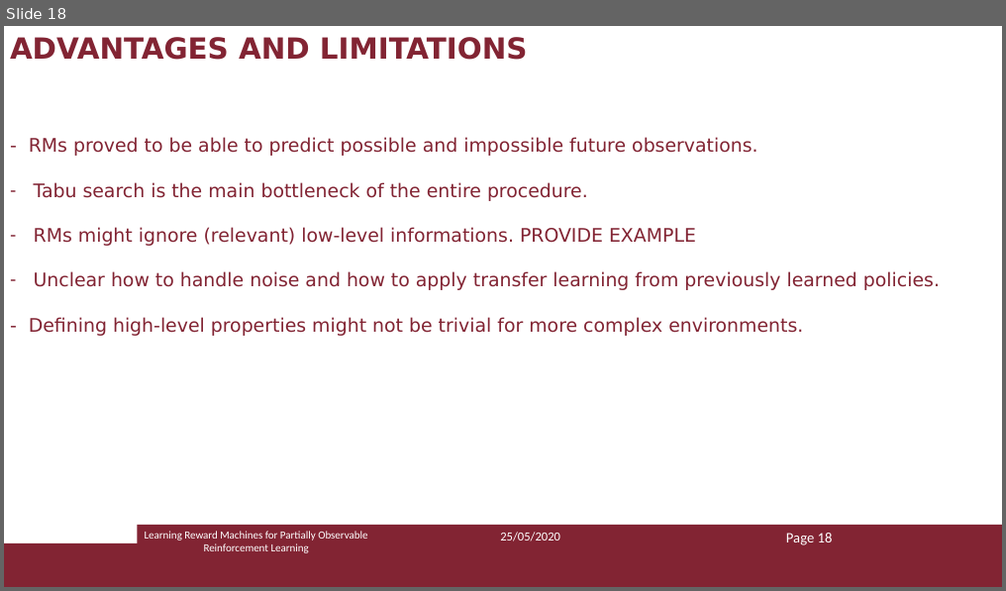
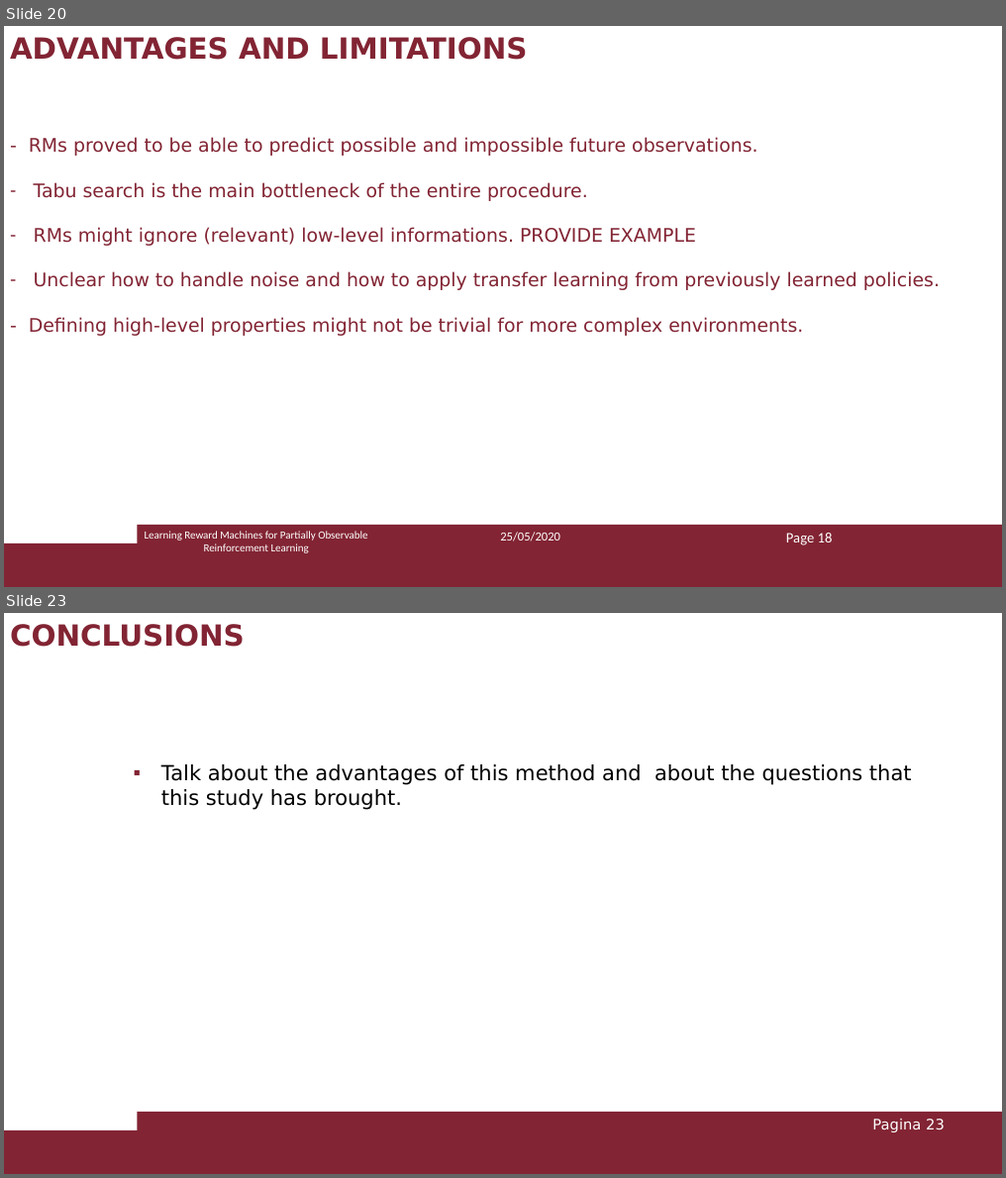
Before and after one commit to Marvet94/reasoning_agents_project_2020, a slide deck: ra_presentazione.pptx. Shown one above the other, each under a label of ours: slide 18 before the commit, slides 20 and 23 after it; the slides between them are not shown. The pictures are 1006x591 and 1006x1178 pixels, drawn with LibreOffice and Linux fonts; fonts in the diff are those of the drawing. Boxes give left, top, right and bottom in pixels: in the first picture for what was removed or moved away, otherwise in the second. Text is boxed around its words. In the diff, an @@ line names an element or a change of style, - is before the commit and + after.

```diff
--- a/ra_presentazione.pptx
+++ b/ra_presentazione.pptx
@@ slide 23 added at <box>4,613,1002,1174</box>, background #FFFFFF; not listed: 2 template elements that a slide beside it also shows @@
@@ text added at <box>10,624,245,647</box>, 28 pt, text #822433, bold @@
+CONCLUSIONS
@@ text added at <box>161,764,912,810</box>, 20 pt, text #000000 @@
+▪ Talk about the advantages of this method and about the questions that this study has brought.
@@ page number added at <box>872,1119,944,1133</box>, 14 pt, text #FFFFFF @@
+Pagina 23
@@ what was slide 18 is now slide 20 @@
```
Also in this commit, not shown: 2 slides changed, 3 other slides added.
